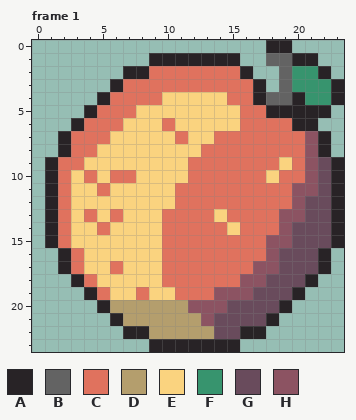
A pixel-art file gets an edit: sprites/aseprite/peach_ui.aseprite. The picture above was drawn from the file before the commit.
24x24 pixels, 1 frame. Shown: frame 1. The commit also changed other frames, which this record leaves out.
Palette (. is transparent): A #282326  B #636363  C #e0725e  D #b49e6d  E #fad37f  F #37946e  G #694b5c  H #8c5362
Pixels before, frame 1, first column x 1:
 0 .................AA....
 1 ........AAAAAAA..BBAA..
 2 ......AACCCCCCCA..BFFA.
 3 .....ACCCCCCCCCCA.BFFFA
 4 ....ACCCCEEEEECCABBAFFA
 5 ...ACCCEEEEEEEECCAAAAA.
 6 ..ACCCEEECEEEEECCCCAA..
 7 .ACCCEEEEECEECCCCCCCHA.
 8 .ACCEEEEEEEECCCCCCCCHA.
 9 ACCEEEEEEEECCCCCCCECHGA
10 ACECECCEEEECCCCCCECCHGA
11 ACEECEEEEECCCCCCCCCHHGA
12 ACEEEEEEEECCCCCCCCCHGGA
13 ACECECEEECCCCECCCCHHGGA
14 ACEECEEEECCCCCECCCHGGGA
15 ACEEEEEEECCCCCCCCHHGGGA
16 .ACEEEEEECCCCCCCCHGGGA.
17 .ACEECEEECCCCCCCHHGGGA.
18 ..ACEEEEECCCCCCHHGGGA..
19 ...ACEECEECCCHHHGGGA...
20 ....ADDDDDDHHHGGGGA....
21 .....ADDDDDDHGGGGA.....
22 ......AADDDDDGGAA......
23 ........AAAAAAA........
The result:
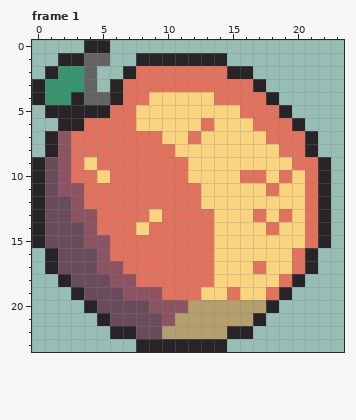
What changed:
Changed rows in their new state; - is an unchanged pixel.
Frame 1:
first column x 0:
 0 ----AA------------..----
 1 --AABB--A------.--....--
 2 -AFFB---C------A---....-
 3 AFFFB--------------.....
 4 AFFABBA--E----C--CA.....
 5 -AAA-A------------C-...-
 6 --A----C--E--C--E----.--
 7 -AH---CCCC-EC-EEEE---A.-
 8 -AH--CCCCCC--EEEEEE--A.-
 9 AGH--CCCCCCCEEEEEEE--CA.
10 AGHC----CCCCEEEE----ECA.
11 AGHHC-CCCCC--EEEEE-EECA.
12 AGGHCCCCCCC--EEEEEEEECA.
13 AGGHHC-CC------EE-ECECA.
14 AGGGH-CC-C----E-EE-EECA.
15 AGGGHHCCCC----EEEEEEECA.
16 -AGGGHCCCC----EEEEEECA.-
17 -AGGGHHCCC----EEECEECA.-
18 --AGGGHHCC----EEEEECA.--
19 ---AGGGHHHC--EECEECA.---
20 ----AGGGGHHHDDDDDDA.----
21 -----AGGGGH--DDDDA.-----
22 ------A-GG----DA-.------
23 --------A------.--------
